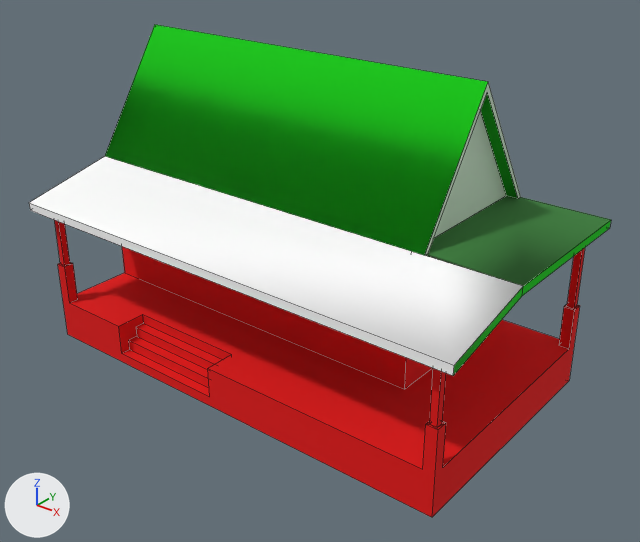
Before and after pictures for a commit that changed the OBJ model data/villa.obj.
The view is the same before and after, from a camera (50 mm lens) standing at (17.47, -11.45, 11.42) and looking at (6.14, 2.71, 2.64). The axes (+X, +Y, +Z) are drawn at lower left. The lights are the same throughout. Mesh edges are drawn as thin lines. Where no turn or scale is listed for an object, it has been applied to the vertices.

In view in the first picture: 'villa'.
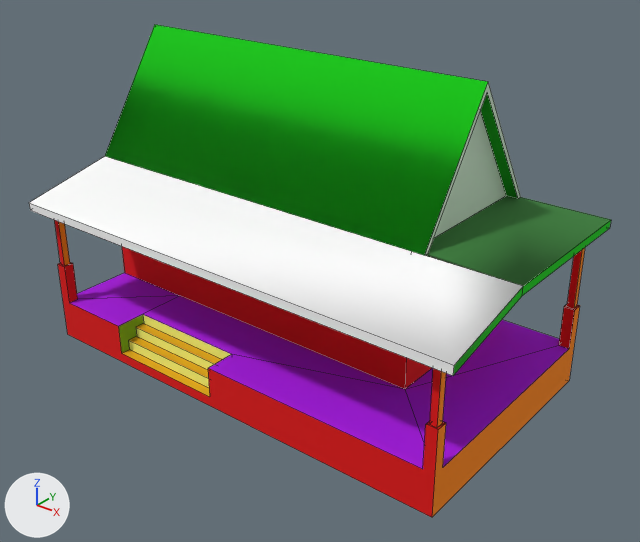
Commit message: 1) Discovered the cause of the geometry bug (GL_POLYGON is only for convex shapes) 2) Added geometry to villa.obj to verify 3) Moved TODO item 4) Fixed bug pertaining to the upper bound of the last face group

Where the change shows, as pixel boxes [x1, y1, x2, y2] in the pictures (640 x 542 px):
part 1 of me_villa, built on: [70, 247, 569, 469] in both
part 2 of me_villa, recoloured: [58, 221, 585, 517] in both
part 3 of me_villa, recoloured (red to yellow): [122, 323, 223, 397] in both
part 4 of me_villa, recoloured (red to green): [119, 315, 143, 353] in both
part 5 of me_villa, recoloured (red to yellow): [129, 315, 231, 387] in both

What the commit changed:
Material 'Color_J06' (mat_color_j06) is new.
Its base color is (0.4, 0.0, 0.8) (purple #aa00e7).
Its roughness is 1.0.
Material 'Color_B01' (mat_color_b01) is new.
Its base color is (1.0, 0.247, 0.0) (orange #ff8800).
Its roughness is 1.0.
Material 'Color_E02' (mat_color_e02) is new.
Its base color is (1.0, 1.0, 0.196) (yellow #ffff7a).
Its roughness is 1.0.
Material 'Color_F16' (mat_color_f16) is new.
Its base color is (0.2, 0.4, 0.0) (green #7caa00).
Its roughness is 1.0.
Material 'Color_C06' (mat_color_c06) is new.
Its base color is (0.8, 0.4, 0.0) (yellow #e7aa00).
Its roughness is 1.0.
me_villa is used by ob_villa; location (0.0, 0.0, 0.0).
Verts and faces of me_villa; kept vertices keep their numbers, new ones are numbered from 114.
Before the commit, vertices of me_villa: 39 (0.0, 6.0, 0.0), 40 (11.0, 6.0, 0.0) at pixel (569, 380), 41 (10.74, 6.0, 1.0), 42 (9.0, 6.0, 1.0), 44 (0.0, 0.0, 0.0) at pixel (67, 334).
Before the commit, vertices of me_villa: 45 (0.0, 2.0, 4.0), 46 (0.0, 2.0, 1.0) at pixel (124, 272), 47 (0.0, 0.26, 1.0), 50 (11.0, 0.0, 0.0) at pixel (432, 517), 53 (5.16, 0.0, 1.0) at pixel (207, 368).
Before the commit, vertices of me_villa: 54 (10.74, 0.0, 1.0) at pixel (422, 469), 58 (0.26, 0.0, 1.0) at pixel (69, 302), 59 (2.16, 0.0, 1.0) at pixel (118, 326), 66 (2.16, 0.75, 1.0) at pixel (142, 314), 69 (5.16, 0.75, 1.0) at pixel (231, 354).
Before the commit, vertices of me_villa: 72 (0.26, 0.26, 1.0) at pixel (77, 299), 73 (9.0, 2.0, 1.0) at pixel (404, 389), 74 (10.74, 5.74, 1.0) at pixel (558, 345), 75 (11.0, 5.74, 1.0) at pixel (569, 348), 76 (11.0, 0.26, 1.0) at pixel (442, 467).
Before the commit, vertices of me_villa: 77 (10.74, 0.26, 1.0), 87 (9.0, 2.0, 4.0), 92 (0.31, 2.31, 1.0), 93 (8.69, 2.31, 1.0), 94 (8.69, 5.69, 1.0).
Before the commit, vertices of me_villa: 95 (0.31, 5.69, 1.0).
me_villa had 114 vertices, 98 faces and spanned x -0.3..11.4, y -0.34..6.0, z 0.0..7.2.
me_villa now has 115 vertices, 101 faces and spans x -0.3..11.4, y -0.34..6.0, z 0.0..7.2.
Part 1, on me_villa:
Faces deleted: (39, 44, 50, 40), (41, 74, 75, 76, 77, 54, 53, 69, 66, 59, 58, 72, 47, 46, 73, 42), (45, 87, 73, 46), (92, 95, 94, 93).
New vertex 114 is at (2.16, 2.0, 1.0), pixel (180, 295).
New faces: (45, 87, 73, 114, 46) (mat_color_a06 (red #e70000)).
New faces: (66, 114, 73, 69), (53, 69, 73, 77, 54), (73, 74, 75, 76, 77), (41, 74, 73, 42), (58, 72, 114, 66, 59), (46, 114, 72, 47) (mat_color_j06 (purple #aa00e7)).
me_villa part 2: 8 faces spanning x 0.0..11.0, y 0.0..6.0, z 0.0..4.0 switch from mat_color_a06 (red #e70000) to mat_color_b01 (orange #ff8800).
me_villa part 3: 3 faces spanning x 2.16..5.16, y 0.0..0.75, z 0.25..0.75 switch from mat_color_a06 (red #e70000) to mat_color_c06 (yellow #e7aa00).
me_villa part 4: 2 faces spanning x 2.16..5.16, y 0.0..0.75, z 0.25..1.0 switch from mat_color_a06 (red #e70000) to mat_color_f16 (green #7caa00).
me_villa part 5: 3 faces spanning x 2.16..5.16, y 0.25..0.75, z 0.25..1.0 switch from mat_color_a06 (red #e70000) to mat_color_e02 (yellow #ffff7a).
me_villa now uses material mat_color_j06 (purple #aa00e7).
